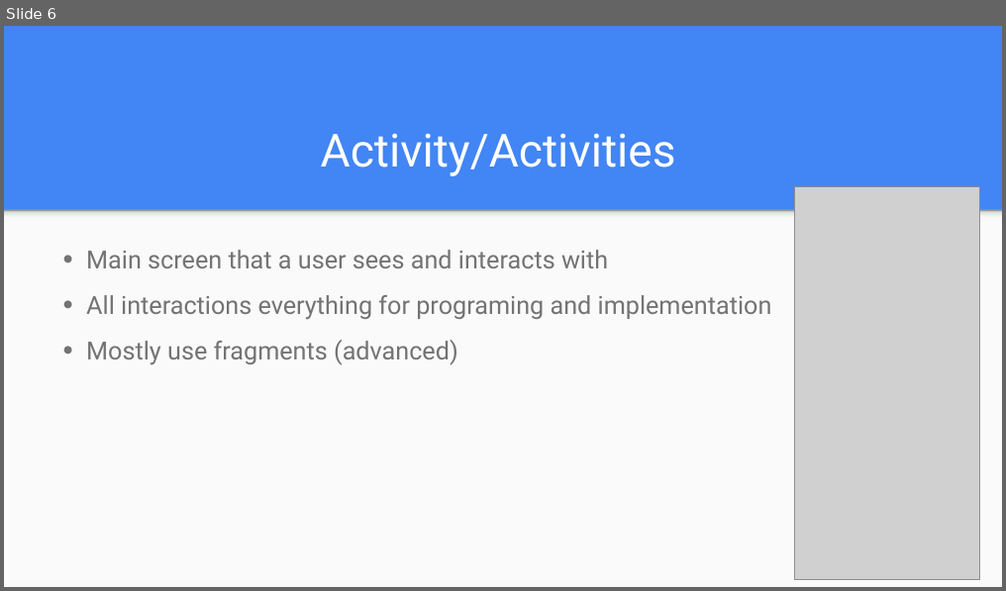
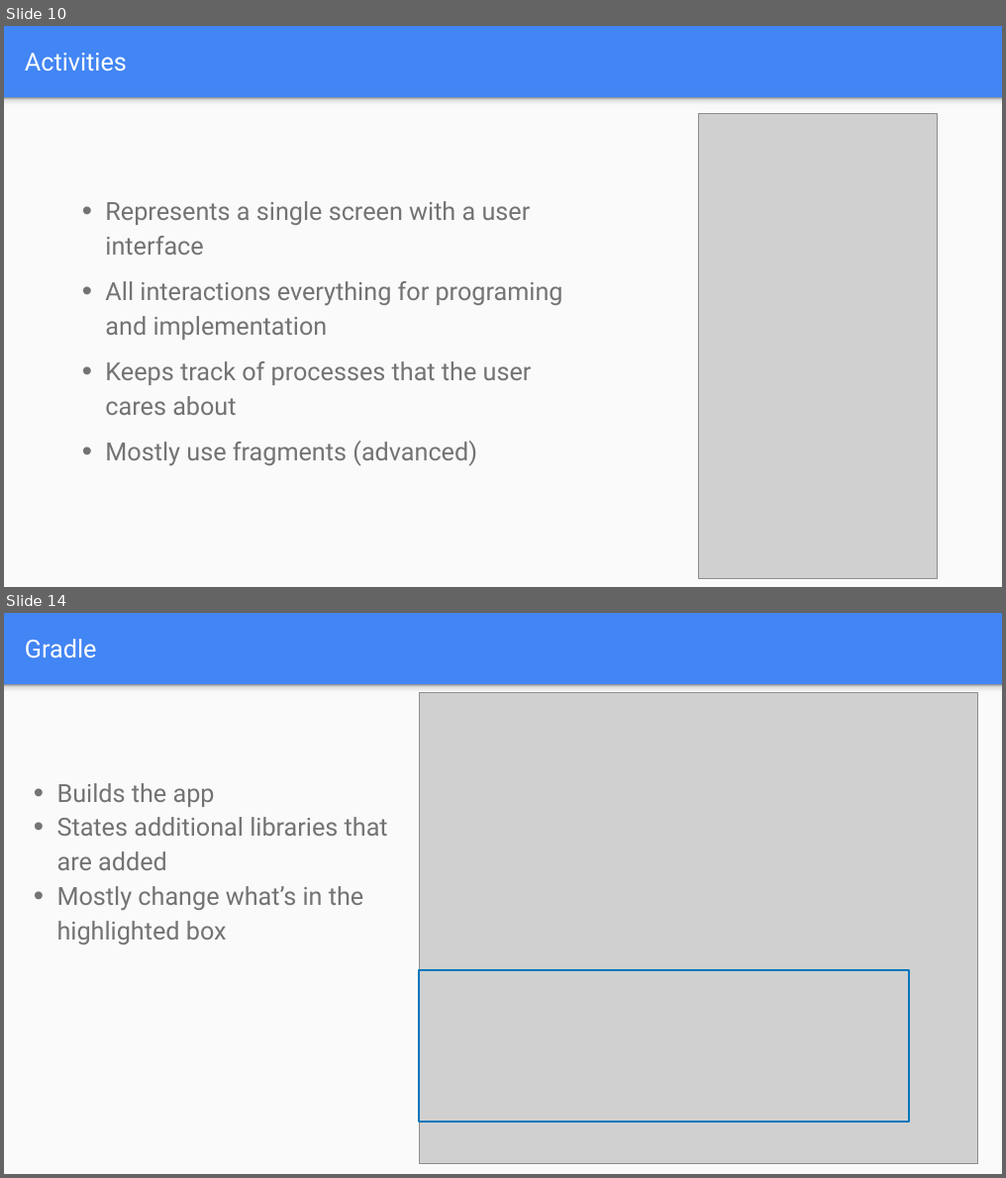
Before and after one commit to git-mad/website, a slide deck: guides/presentations/Basics.pptx. Shown one above the other, each under a label of ours: slide 6 before the commit, slides 10 and 14 after it; the slides between them are not shown. The pictures are 1006x591 and 1006x1178 pixels, drawn with LibreOffice and Linux fonts; fonts in the diff are those of the drawing; grey boxes stand for pictures. Boxes give left, top, right and bottom in pixels: in the first picture for what was removed or moved away, otherwise in the second. Text is boxed around its words. In the diff, an @@ line names an element or a change of style, - is before the commit and + after.

```diff
--- a/guides/presentations/Basics.pptx
+++ b/guides/presentations/Basics.pptx
@@ slide 14 added at [4,613,1002,1174], background #4285F4; not listed: 2 template elements that a slide beside it also shows @@
@@ title added at [25,639,97,659], 24 pt, text #FFFFFF @@
+Gradle
@@ picture added at [420,693,979,1164] @@
@@ text added at [57,783,388,945], 24 pt, text #737373 @@
+• Builds the app
+• States additional libraries that are added
+• Mostly change what’s in the highlighted box
@@ rectangle added at [420,970,910,1122], outline #0277BD 2 pt @@
@@ what was slide 6 is now slide 10 @@
@@ slide 10 changed as well @@
@@ title at [25,53,127,72]: text changed; size 44 to 24 pt @@
-Activity/Activities
+Activities
@@ rectangle: place and size @@
-rectangle at [4,210,1002,587]
+rectangle at [4,98,1002,587]
@@ rectangle: place and size @@
-rectangle at [4,210,1002,222]
+rectangle at [4,98,1002,110]
@@ picture: place and size @@
-picture at [795,186,979,580]
+picture at [699,113,938,578]
@@ text added at [105,201,563,467], 24 pt, text #737373 @@
+• Represents a single screen with a user interface
+• All interactions everything for programing and implementation
+• Keeps track of processes that the user cares about
+• Mostly use fragments (advanced)
@@ text removed at [86,250,772,366] @@
-• Main screen that a user sees and interacts with
-• All interactions everything for programing and implementation
-• Mostly use fragments (advanced)
```
Also in this commit, not shown: 9 other slides changed, 6 other slides added, 3 slides removed, 2 other files.
